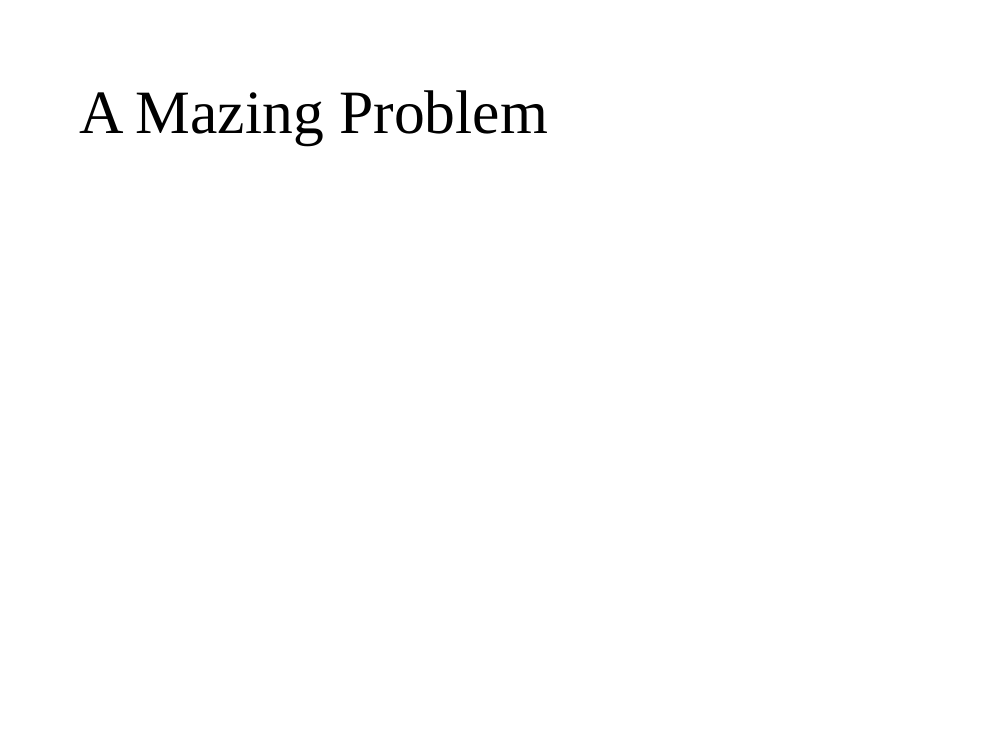
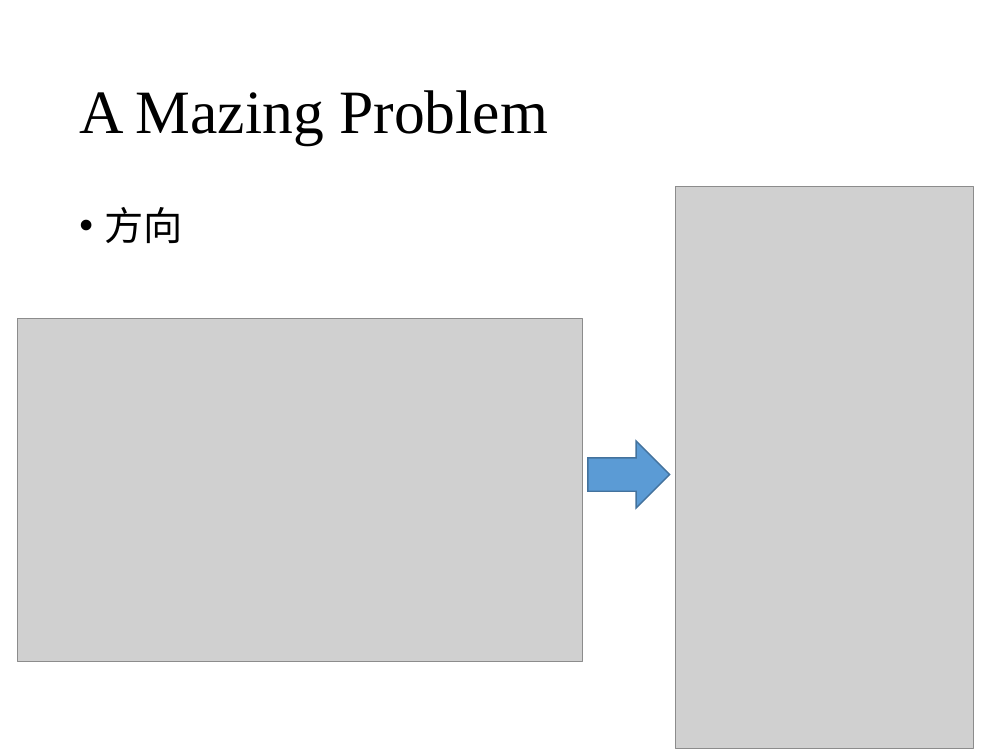
Before and after one commit to wangruxing/DataStructure, a slide deck: slide 53 of Chapter 3 Stacks and Queues/Chapter 3.pptx (slide 42 before the commit). Drawn at 1008x756 pixels with LibreOffice and Linux fonts; fonts in the diff are those of the drawing; grey boxes stand for pictures. Boxes give left, top, right and bottom in pixels: in the first picture for what was removed or moved away, otherwise in the second. Text is boxed around its words. In the diff, an @@ line names an element or a change of style, - is before the commit and + after.

```diff
--- a/Chapter 3 Stacks and Queues/Chapter 3.pptx
+++ b/Chapter 3 Stacks and Queues/Chapter 3.pptx
@@ text added at <box>105,207,183,243</box>, 28 pt, text #000000 @@
+• 方向
@@ picture added at <box>675,186,973,749</box> @@
@@ picture added at <box>17,319,583,661</box> @@
@@ right arrow added at <box>588,442,669,508</box>, fill #5B9BD5, outline #43739E 1 pt @@
```
Also in this commit, not shown: 2 other slides changed, 20 slides added, 4 slides removed, 34 other files.
